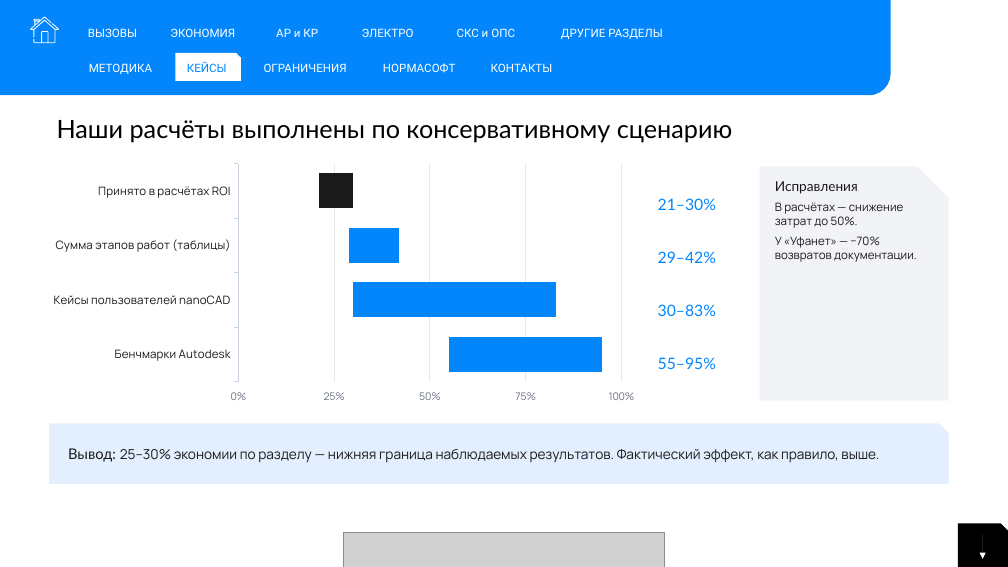
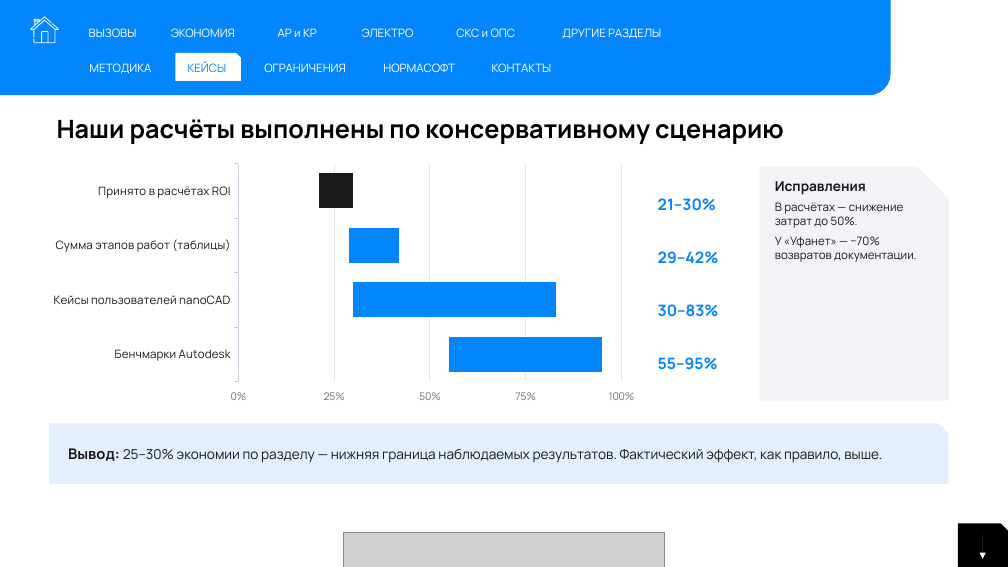
Before and after one commit to ivbor-24/fed_dis_calc, a slide deck: slide 20 of research/ROI_moduli_nanoCAD.pptx. Drawn at 1008x567 pixels with LibreOffice and Linux fonts; fonts in the diff are those of the drawing; grey boxes stand for pictures. Boxes give left, top, right and bottom in pixels: in the first picture for what was removed or moved away, otherwise in the second. Text is boxed around its words. In the diff, an @@ line names an element or a change of style, - is before the commit and + after.

```diff
--- a/research/ROI_moduli_nanoCAD.pptx
+++ b/research/ROI_moduli_nanoCAD.pptx
@@ font Roboto to Manrope in 11 elements at [89,28,137,37], [171,28,235,37], [278,28,317,37], [362,28,414,37], [456,28,516,37], [562,28,661,39], [89,63,151,74], [175,53,240,81], [264,63,346,72], [383,63,455,72], [492,63,552,72] @@
@@ text at [775,181,866,195]: font Lato to Manrope, bold on in "Исправления" @@
@@ font Lato to Manrope, bold on in 5 elements at [57,119,784,144], [658,198,716,211], [658,251,719,264], [658,304,719,317], [658,357,718,370] @@
@@ text "Вывод: 25–30% экономии по разделу ..." at [68,448,882,463]: font Lato to Manrope, bold on in "Вывод:" @@
```
Also in this commit, not shown: 26 other slides changed, 17 other files.
